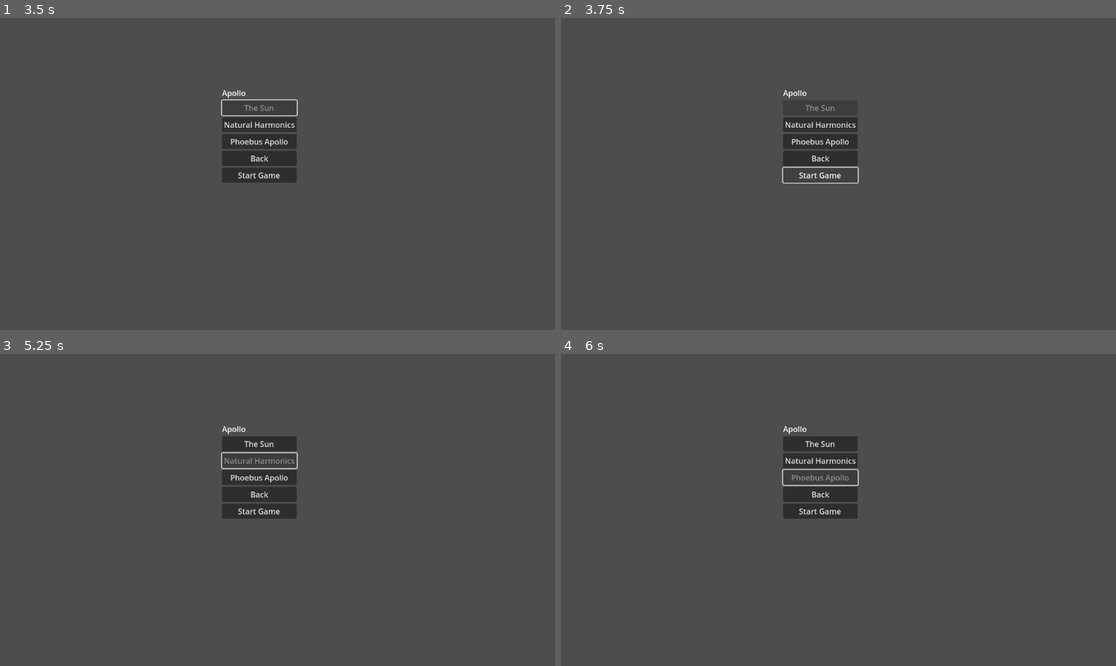
Above: before the commit, frames 1-4 (two rows, left to right).
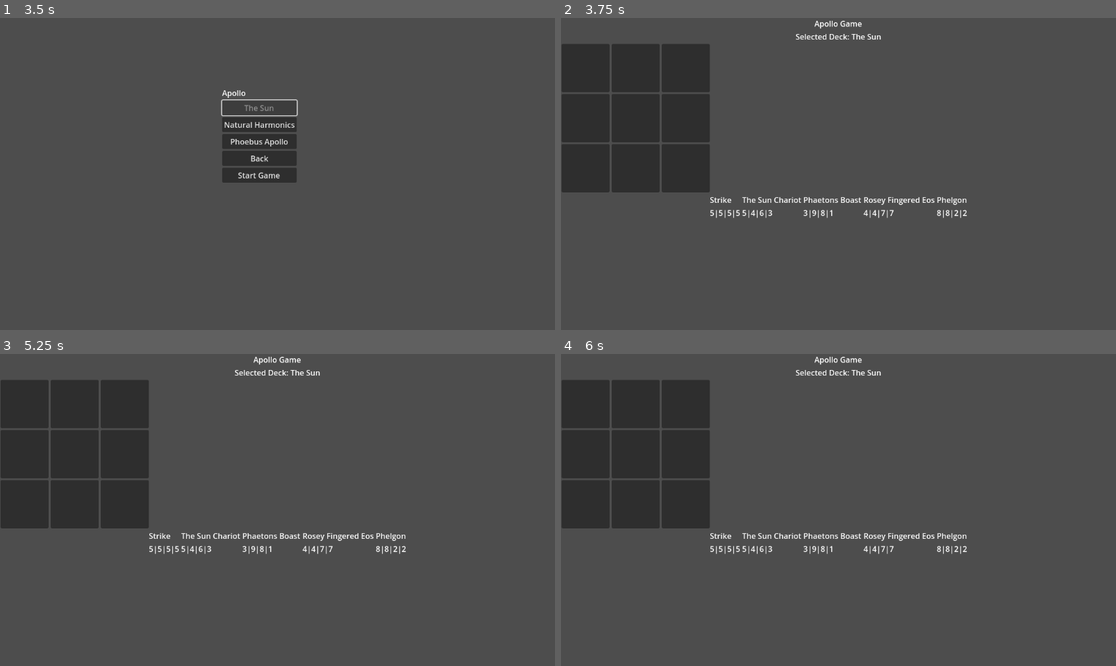
Above: after the commit, the same moments.

Repository: leslieharding/Mnemosyne
Game: Godot game, scene res://Scenes/MainMenu.tscn
The game is run twice, just before and just after one commit, with the same random seed, the same clock (stepped at 60 frames per second) and the same inputs. The project has no main scene, so this scene is started directly.
Inputs (mouse positions are in pixels of both pictures, inside the frame that each line leads up to):
- Up to frame 1 (3.5 s): click "New Game" at 0.5 s; click "New Game" at 1.25 s; click "Apollo" at 2 s; click "The Sun" at 2.75 s
- Up to frame 2 (3.75 s): click "Start Game" at 3.5 s
- Up to frame 3 (5.25 s): click (260, 510) at 4.25 s, where only the run before the commit has a clickable "Start Game"; click (260, 460) at 5 s, where only the run before the commit has a clickable "Natural Harmonics"
- Up to frame 4 (6 s): click (821, 478) at 5.75 s, where only the run before the commit has a clickable "Phoebus Apollo"

Frame 1 is identical in both runs. In frame 2, 15% of the frame differs, in the area x 0-74%, y 0-65%; in frame 3, 16%; in frame 4, 16%.

Commit message:
x

Diff:
--- /dev/null
+++ b/Scenes/ApolloGame.tscn
@@ -0,0 +1,36 @@
+[gd_scene load_steps=2 format=3 uid="uid://cynrsrhislb68"]
+
+[ext_resource type="Script" uid="uid://bu3s8gjaukbo6" path="res://Scripts/apollo_game.gd" id="1_qnpwp"]
+
+[node name="ApolloGame" type="Node2D"]
+script = ExtResource("1_qnpwp")
+
+[node name="VBoxContainer" type="VBoxContainer" parent="."]
+anchors_preset = 15
+anchor_right = 1.0
+anchor_bottom = 1.0
+offset_left = 1.0
+offset_right = 1151.0
+offset_bottom = 651.0
+grow_horizontal = 2
+grow_vertical = 2
+size_flags_horizontal = 4
+size_flags_vertical = 4
+
+[node name="Title" type="Label" parent="VBoxContainer"]
+layout_mode = 2
+size_flags_horizontal = 4
+text = "Apollo Game"
+
+[node name="DeckName" type="Label" parent="VBoxContainer"]
+layout_mode = 2
+size_flags_horizontal = 4
+
+[node name="GameGrid" type="GridContainer" parent="VBoxContainer"]
+layout_mode = 2
+columns = 3
+
+[node name="HBoxContainer" type="HBoxContainer" parent="VBoxContainer"]
+layout_mode = 2
+size_flags_horizontal = 4
+size_flags_vertical = 4
--- a/Scripts/apollo.gd
+++ b/Scripts/apollo.gd
@@ -35,9 +35,13 @@
 
 func _on_start_game_button_pressed() -> void:
 	if selected_deck_index >= 0:
-		# Here you would transition to the game scene with the selected deck
-		# (We'll implement this later)
-		print("Starting game with deck: ", apollo_collection.decks[selected_deck_index].deck_name)
+		# Pass the selected deck index to the game scene
+		get_tree().set_meta("scene_params", {
+			"deck_index": selected_deck_index
+		})
+
+		# Change to the game scene
+		get_tree().change_scene_to_file("res://Scenes/ApolloGame.tscn")
 
 # Helper function to handle deck selection
 func select_deck(index: int) -> void:
--- /dev/null
+++ b/Scripts/apollo_game.gd
@@ -0,0 +1,99 @@
+extends Node2D
+
+# Player's deck (received from deck selection)
+var player_deck: Array[CardResource] = []
+var selected_deck_index: int = -1
+
+func _ready():
+	# Initialize game board
+	setup_empty_board()
+
+	# Get the selected deck from Apollo scene
+	var params = get_scene_params()
+	if params.has("deck_index"):
+		selected_deck_index = params.deck_index
+		load_player_deck(selected_deck_index)
+	else:
+		push_error("No deck was selected!")
+
+# Helper to get passed parameters from previous scene
+func get_scene_params() -> Dictionary:
+	# Check for parameters passed to this scene
+	if get_tree().has_meta("scene_params"):
+		return get_tree().get_meta("scene_params")
+	return {}
+
+# Setup the empty 3x3 board
+func setup_empty_board():
+	# Find the GridContainer for the board
+	var board_container = $VBoxContainer/GameGrid
+
+	# Make sure it's configured as 3x3
+	board_container.columns = 3
+
+	# Clear any existing children
+	for child in board_container.get_children():
+		child.queue_free()
+
+	# Add 9 empty slots
+	for i in range(9):
+		var slot = Panel.new()
+		slot.custom_minimum_size = Vector2(100, 100)
+		slot.name = "Slot" + str(i)
+		board_container.add_child(slot)
+
+# Load player's selected deck
+func load_player_deck(deck_index: int):
+	# Load Apollo collection
+	var apollo_collection: GodCardCollection = load("res://Resources/Collections/apollo.tres")
+	if apollo_collection:
+		# Get the deck based on index
+		player_deck = apollo_collection.get_deck(deck_index)
+
+		# Update deck info display - Add a label for displaying deck info if not already present
+		var deck_info = $VBoxContainer/DeckName
+		if not deck_info:
+			# Create a deck info label if it doesn't exist
+			deck_info = Label.new()
+			deck_info.name = "DeckInfoLabel"
+			deck_info.horizontal_alignment = HORIZONTAL_ALIGNMENT_CENTER
+			# Insert it at the top of the VBoxContainer, before the GameGrid
+			$VBoxContainer.add_child(deck_info)
+			$VBoxContainer.move_child(deck_info, 0)  # Move to top position
+
+		# Now set the text
+		deck_info.text = "Selected Deck: " + apollo_collection.decks[deck_index].deck_name
+
+		# Display cards in hand
+		display_player_hand()
+	else:
+		push_error("Failed to load Apollo collection!")
+
+# Display player's hand of cards
+func display_player_hand():
+	var hand_container = $VBoxContainer/HBoxContainer
+
+	# Clear existing cards
+	for child in hand_container.get_children():
+		child.queue_free()
+
+	# Add each card from the deck
+	for i in range(player_deck.size()):
+		var card = player_deck[i]
+
+		# Create a simple card display
+		var card_display = VBoxContainer.new()
+		card_display.name = "Card" + str(i)
+
+		# Card name
+		var name_label = Label.new()
+		name_label.text = card.card_name
+		card_display.add_child(name_label)
+
+		# Card values (Up, Right, Down, Left)
+		var values_label = Label.new()
+		values_label.text = str(card.values[0]) + "|" + str(card.values[1]) + "|" + str(card.values[2]) + "|" + str(card.values[3])
+		card_display.add_child(values_label)
+
+		# Add to hand container
+		hand_container.add_child(card_display)
Not shown, added: Scripts/apollo_game.gd.uid
